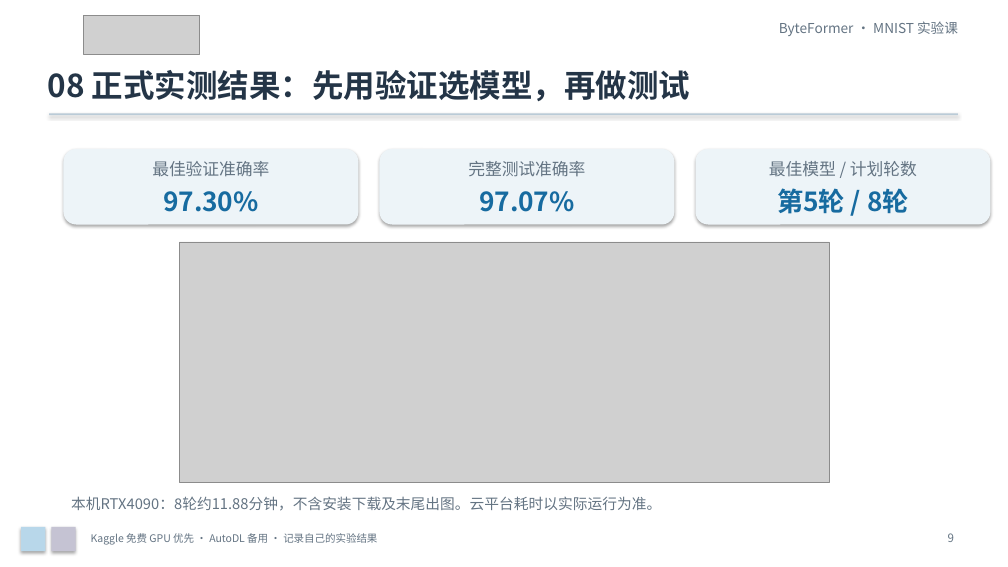
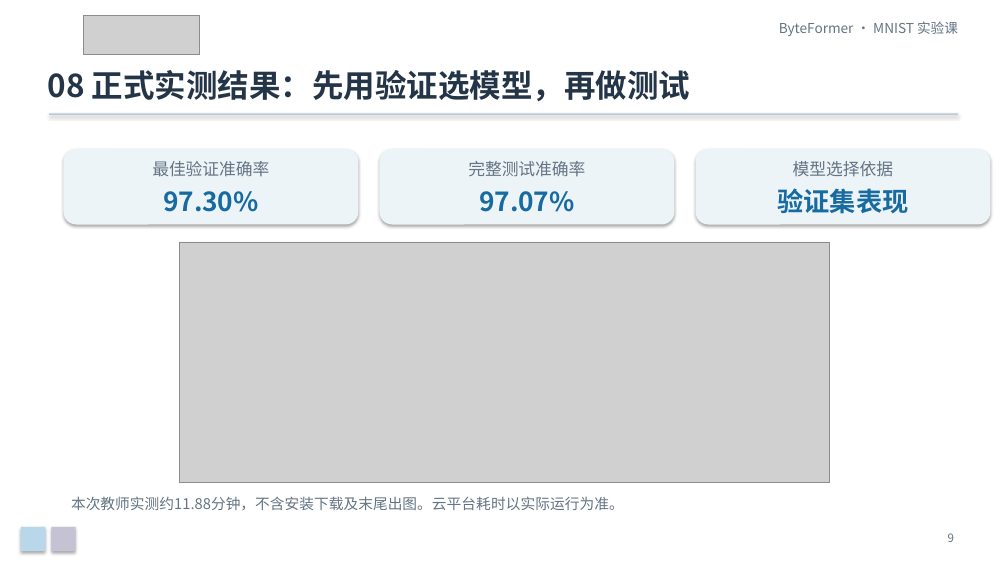
Before and after one commit to Franklin-L/byteformer-mnist-course, a slide deck: slide 9 of docs/ByteFormer_MNIST_零基础实验课.pptx. Drawn at 1008x567 pixels with LibreOffice and Linux fonts; fonts in the diff are those of the drawing; grey boxes stand for pictures. Boxes give left, top, right and bottom in pixels: in the first picture for what was removed or moved away, otherwise in the second. Text is boxed around its words. In the diff, an @@ line names an element or a change of style, - is before the commit and + after.

```diff
--- a/docs/ByteFormer_MNIST_零基础实验课.pptx
+++ b/docs/ByteFormer_MNIST_零基础实验课.pptx
@@ text at (793,161,893,177): text changed @@
-最佳模型 / 计划轮数
+模型选择依据
@@ text at (777,188,908,214): text changed @@
-第5轮 / 8轮
+验证集表现
@@ text at (71,496,624,511): text changed @@
-本机RTX4090：8轮约11.88分钟，不含安装下载及末尾出图。云平台耗时以实际运行为准。
+本次教师实测约11.88分钟，不含安装下载及末尾出图。云平台耗时以实际运行为准。
@@ text removed at (91,533,377,545) @@
-Kaggle 免费 GPU 优先 · AutoDL 备用 · 记录自己的实验结果
```
Also in this commit, not shown: 13 other slides changed, 7 other files.
